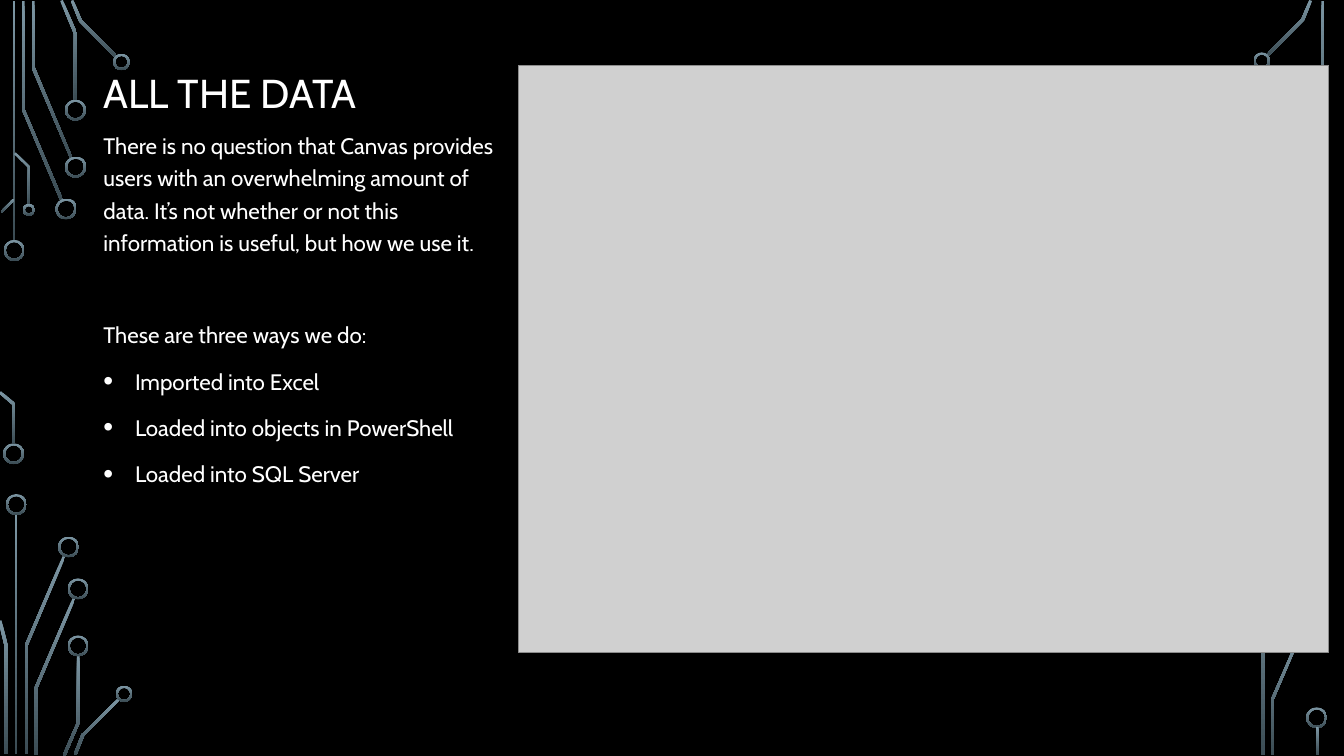
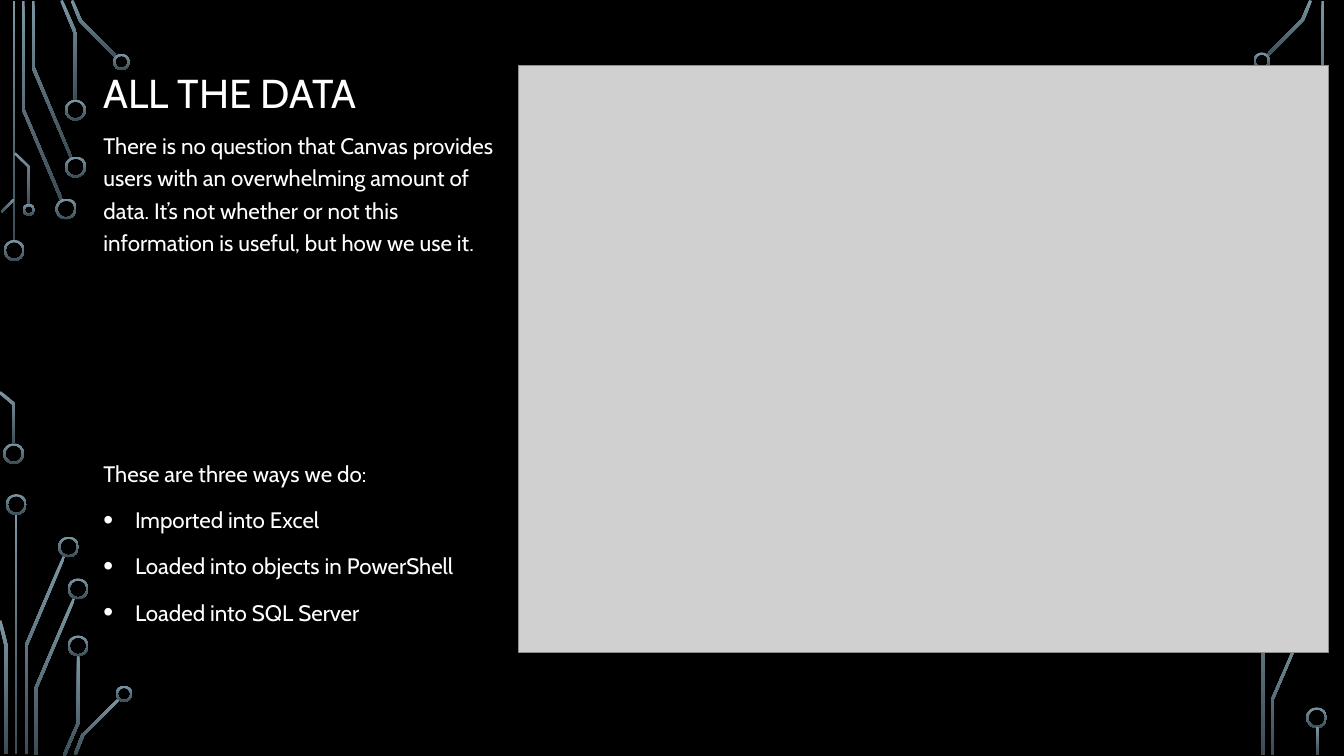
Before and after one commit to robertwleonard/CanvasData, a slide deck: slide 2 of CanvasData_BirdvilleISD.pptx. Drawn at 1344x756 pixels with LibreOffice and Linux fonts; fonts in the diff are those of the drawing; grey boxes stand for pictures; background and template pictures are left out. Boxes give left, top, right and bottom in pixels: in the first picture for what was removed or moved away, otherwise in the second. Text is boxed around its words. In the diff, an @@ line names an element or a change of style, - is before the commit and + after.

```diff
--- a/CanvasData_BirdvilleISD.pptx
+++ b/CanvasData_BirdvilleISD.pptx
@@ text "There is no question that ..." rewrapped from (103, 137, 493, 483) to (103, 137, 493, 622) @@
```
Also in this commit, not shown: 5 other slides changed, 1 slide removed.
